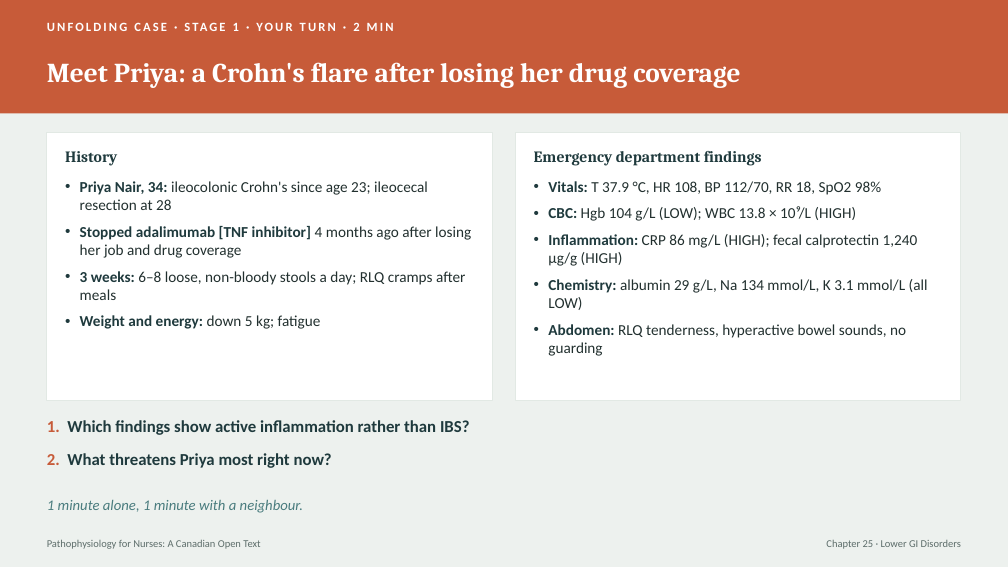
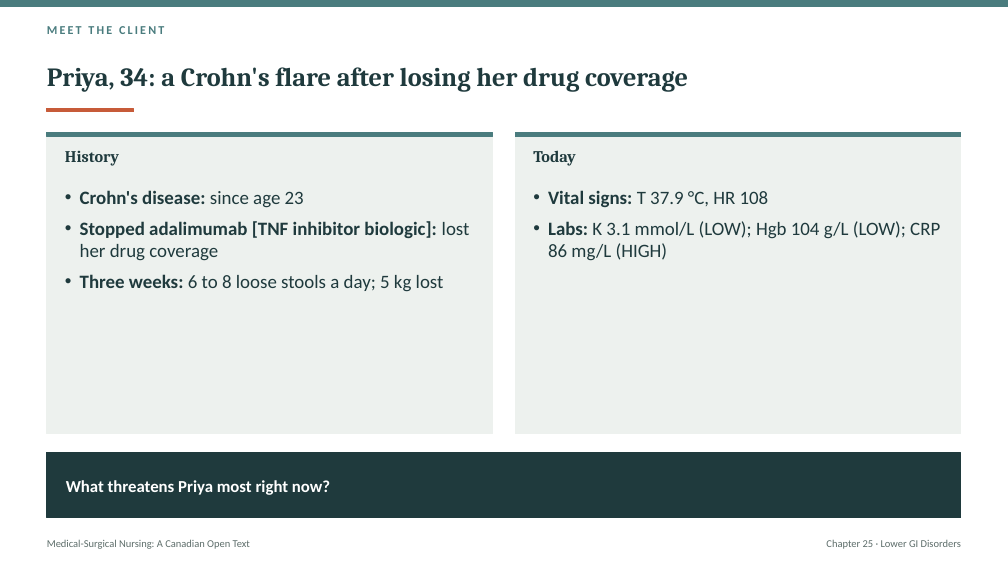
Before and after one commit to andrewleenl/opensourcenursing, a slide deck: slide 3 of Ch25_Lower_Gastrointestinal_Disorders_Lecture_Presentation.pptx (slide 6 before the commit). Drawn at 1008x567 pixels with LibreOffice and Linux fonts; fonts in the diff are those of the drawing. Boxes give left, top, right and bottom in pixels: in the first picture for what was removed or moved away, otherwise in the second. Text is boxed around its words. In the diff, an @@ line names an element or a change of style, - is before the commit and + after.

```diff
--- a/Ch25_Lower_Gastrointestinal_Disorders_Lecture_Presentation.pptx
+++ b/Ch25_Lower_Gastrointestinal_Disorders_Lecture_Presentation.pptx
@@ background #EDF1EE to #FFFFFF @@
@@ rectangle: place and size @@
-rectangle at [0, 0, 1008, 113]
+rectangle at [0, 0, 1008, 7]
@@ rectangle at [0, 0, 1008, 7]: fill #C75B39 to #4A7C7E; outline none to #4A7C7E 1 pt @@
@@ text added at [47, 26, 164, 34], 11.5 pt, text #4A7C7E, bold @@
+MEET THE CLIENT
@@ text removed at [233, 22, 359, 31] @@
-UNFOLDING CASE · STAGE 1 · YOUR TURN · 2 MIN
@@ title at [47, 67, 688, 92]: text changed; size 26 to 25 pt; text colour #FFFFFF to #1F3A3D @@
-Meet Priya: a Crohn's flare after losing her drug coverage
+Priya, 34: a Crohn's flare after losing her drug coverage
@@ rectangle added at [47, 109, 134, 112], fill #C75B39, outline #C75B39 1 pt @@
@@ rectangle at [47, 132, 492, 434]: fill #FFFFFF to #EDF1EE; outline #E2E9E4 1 pt to #EDF1EE 1 pt @@
@@ rectangle: place and size @@
-rectangle at [47, 132, 492, 401]
+rectangle at [47, 132, 492, 434]
@@ rectangle added at [47, 132, 492, 137], fill #4A7C7E, outline #4A7C7E 1 pt @@
@@ text "History" at [65, 151, 119, 166]: size 15 to 15.5 pt; vertical alignment middle to top @@
@@ rectangle: place and size @@
-rectangle at [516, 132, 961, 401]
+rectangle at [516, 132, 961, 434]
@@ rectangle at [516, 132, 961, 434]: fill #FFFFFF to #EDF1EE; outline #E2E9E4 1 pt to #EDF1EE 1 pt @@
@@ rectangle added at [516, 132, 961, 137], fill #4A7C7E, outline #4A7C7E 1 pt @@
@@ text added at [533, 150, 575, 166], 15.5 pt, text #1F3A3D, bold @@
+Today
@@ text removed at [534, 151, 762, 165] @@
-Emergency department findings
@@ text at [80, 190, 470, 292]: text changed; size 14.5 to 18 pt; text colour #22302F to #1F3A3D; bold on @@
-• Priya Nair, 34: ileocolonic Crohn's since age 23; ileocecal resection at 28
-• Stopped adalimumab [TNF inhibitor] 4 months ago after losing her job and drug coverage
-• 3 weeks: 6–8 loose, non-bloody stools a day; RLQ cramps after meals
-• Weight and energy: down 5 kg; fatigue
+• Crohn's disease: since age 23
+• Stopped adalimumab [TNF inhibitor biologic]: lost her drug coverage
+• Three weeks: 6 to 8 loose stools a day; 5 kg lost
@@ text at [548, 190, 940, 261]: text changed; size 14.5 to 18 pt; text colour #22302F to #1F3A3D @@
-• Vitals: T 37.9 °C, HR 108, BP 112/70, RR 18, SpO2 98%
-• CBC: Hgb 104 g/L (LOW); WBC 13.8 × 10⁹/L (HIGH)
-• Inflammation: CRP 86 mg/L (HIGH); fecal calprotectin 1,240 µg/g (HIGH)
-• Chemistry: albumin 29 g/L, Na 134 mmol/L, K 3.1 mmol/L (all LOW)
-• Abdomen: RLQ tenderness, hyperactive bowel sounds, no guarding
+• Vital signs: T 37.9 °C, HR 108
+• Labs: K 3.1 mmol/L (LOW); Hgb 104 g/L (LOW); CRP 86 mg/L (HIGH)
@@ rectangle added at [47, 453, 961, 518], fill #1F3A3D, outline #1F3A3D 1 pt @@
@@ text "What threatens Priya most right ..." at [66, 480, 330, 495]: vertical alignment top to middle @@
@@ text removed at [47, 500, 303, 513] @@
-1 minute alone, 1 minute with a neighbour.
@@ text at [66, 480, 330, 495]: text changed; text colour #1F3A3D to #FFFFFF @@
-1. Which findings show active inflammation rather than IBS?
-2. What threatens Priya most right now?
+What threatens Priya most right now?
@@ text at [47, 539, 250, 549]: text changed @@
-Pathophysiology for Nurses: A Canadian Open Text
+Medical-Surgical Nursing: A Canadian Open Text
```
Also in this commit, not shown: 8 other slides changed, 26 slides added, 46 slides removed, 3 other files.
